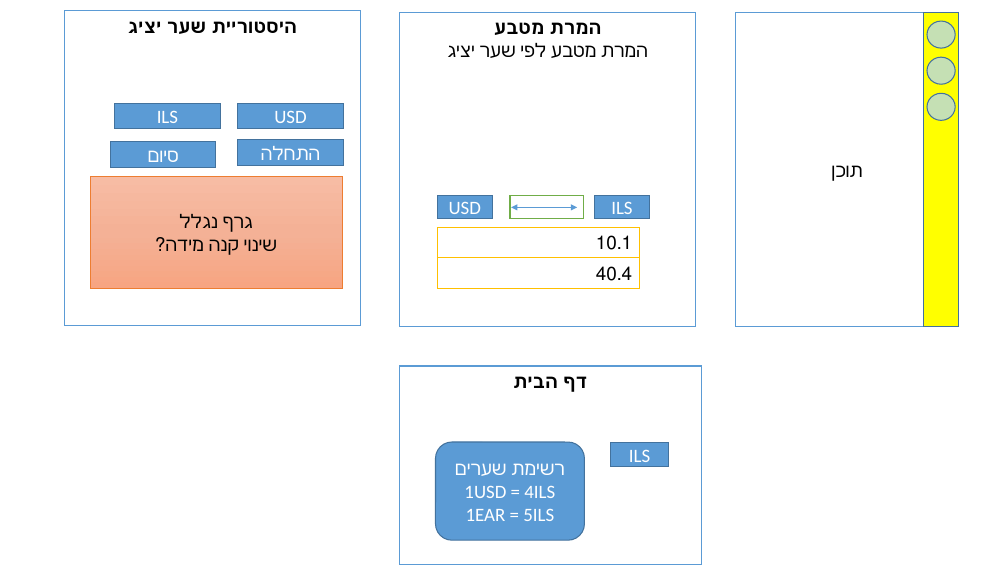
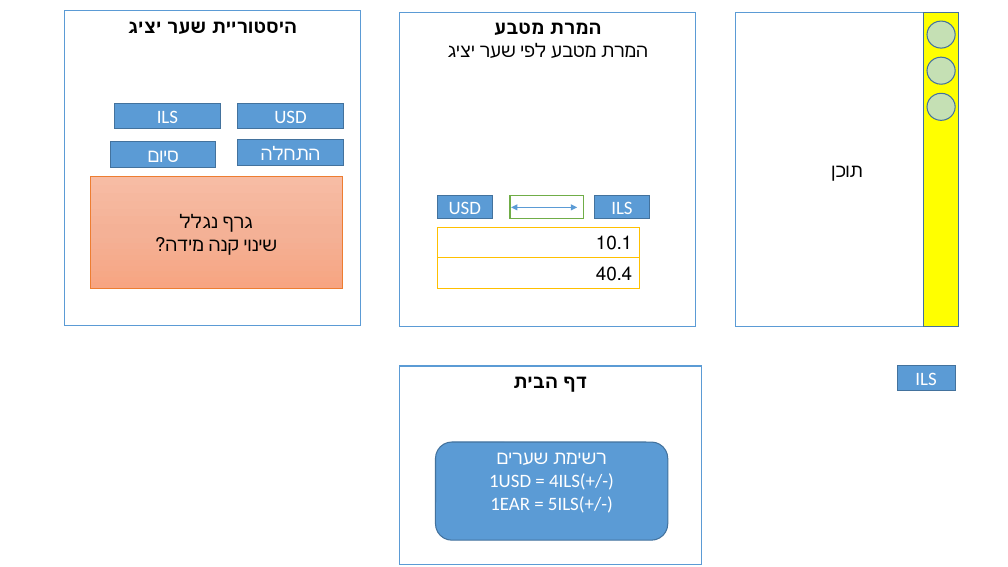
Before and after one commit to yoniwg/CurrencyInfo, a slide deck: slide 1 of תכנון/מסך מטבעות.pptx. Drawn at 1008x567 pixels with LibreOffice and Linux fonts; fonts in the diff are those of the drawing. Boxes give left, top, right and bottom in pixels: in the first picture for what was removed or moved away, otherwise in the second. Text is boxed around its words. In the diff, an @@ line names an element or a change of style, - is before the commit and + after.

```diff
--- a/תכנון/מסך מטבעות.pptx
+++ b/תכנון/מסך מטבעות.pptx
@@ rectangle "ILS": place and size @@
-rectangle "ILS" at <box>611,442,669,467</box>
+rectangle "ILS" at <box>898,366,956,391</box>
@@ rounded rectangle "רשימת שערים": place and size @@
-rounded rectangle "רשימת שערים" at <box>436,442,585,541</box>
+rounded rectangle "רשימת שערים" at <box>436,442,668,541</box>
@@ text in rounded rectangle at <box>489,473,614,513</box>: text changed @@
-1USD = 4ILS
-1EAR = 5ILS
+1USD = 4ILS(+/-)
+1EAR = 5ILS(+/-)
```
Also in this commit, not shown: 1 other slide changed, 26 other files.
